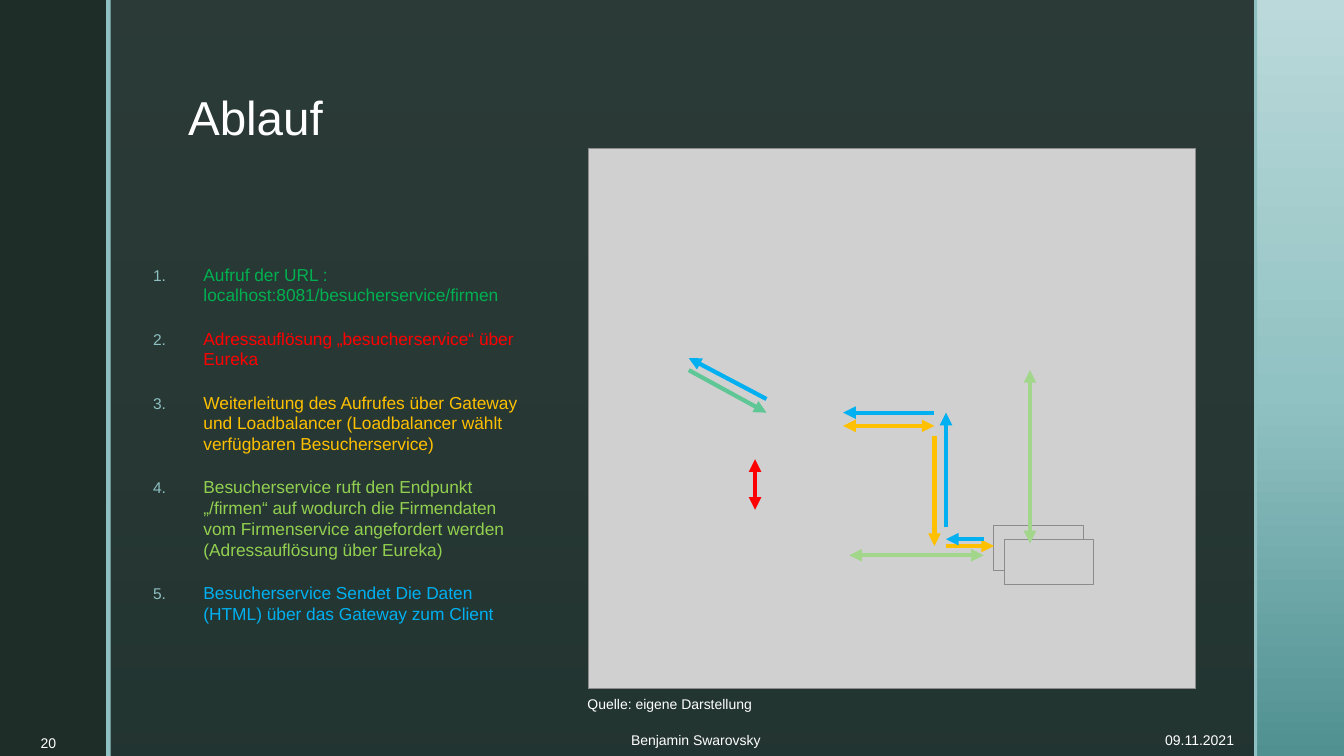
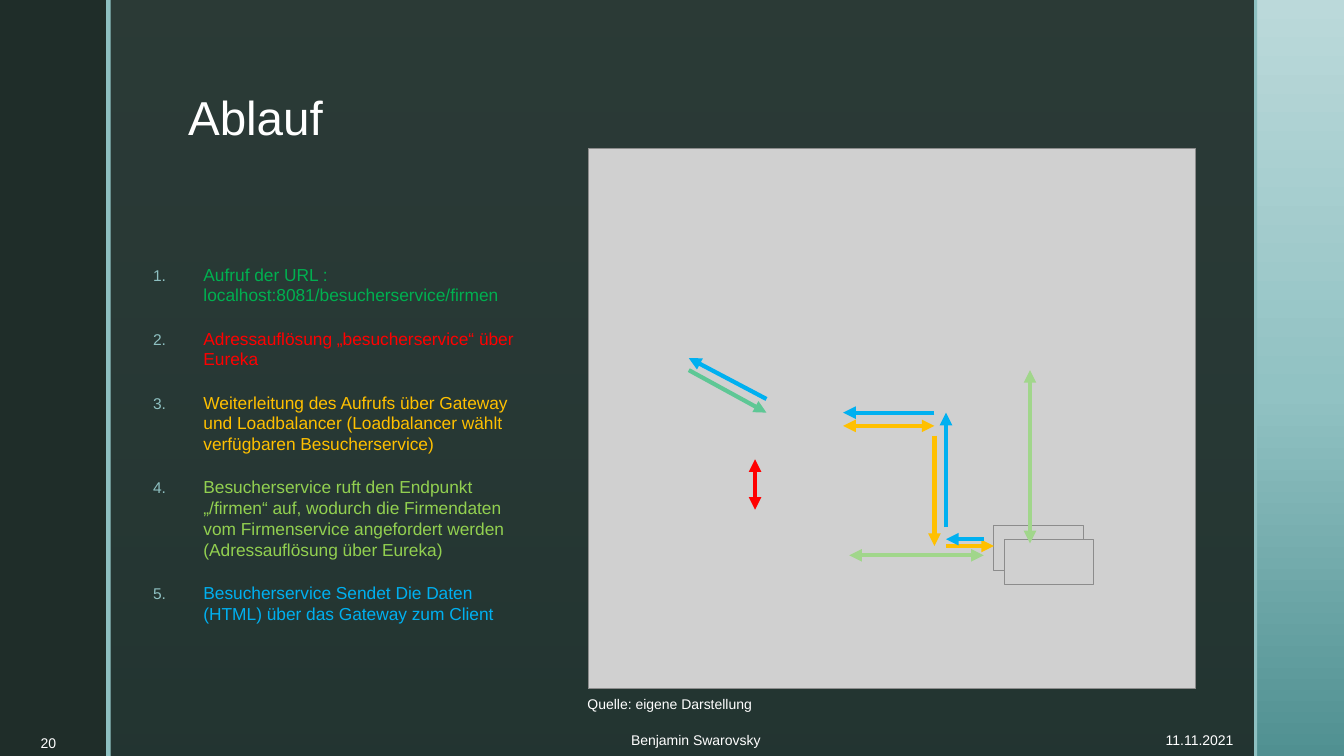
Before and after one commit to BenjaminS01/Abschluss, a slide deck: slide 20 of Vortrag.pptx. Drawn at 1344x756 pixels with LibreOffice and Linux fonts; fonts in the diff are those of the drawing; grey boxes stand for pictures; background and template pictures are left out. Boxes give left, top, right and bottom in pixels: in the first picture for what was removed or moved away, otherwise in the second. Text is boxed around its words. In the diff, an @@ line names an element or a change of style, - is before the commit and + after.

```diff
--- a/Vortrag.pptx
+++ b/Vortrag.pptx
@@ text at [203, 396, 507, 560]: text changed @@
-3. Weiterleitung des Aufrufes über Gateway und Loadbalancer (Loadbalancer wählt verfügbaren Besucherservice)
-4. Besucherservice ruft den Endpunkt „/firmen“ auf wodurch die Firmendaten vom Firmenservice angefordert werden (Adressauflösung über Eureka)
+3. Weiterleitung des Aufrufs über Gateway und Loadbalancer (Loadbalancer wählt verfügbaren Besucherservice)
+4. Besucherservice ruft den Endpunkt „/firmen“ auf, wodurch die Firmendaten vom Firmenservice angefordert werden (Adressauflösung über Eureka)
@@ text at [1166, 735, 1234, 745]: text changed @@
-09.11.2021
+11.11.2021
```
Also in this commit, not shown: 24 other slides changed.
